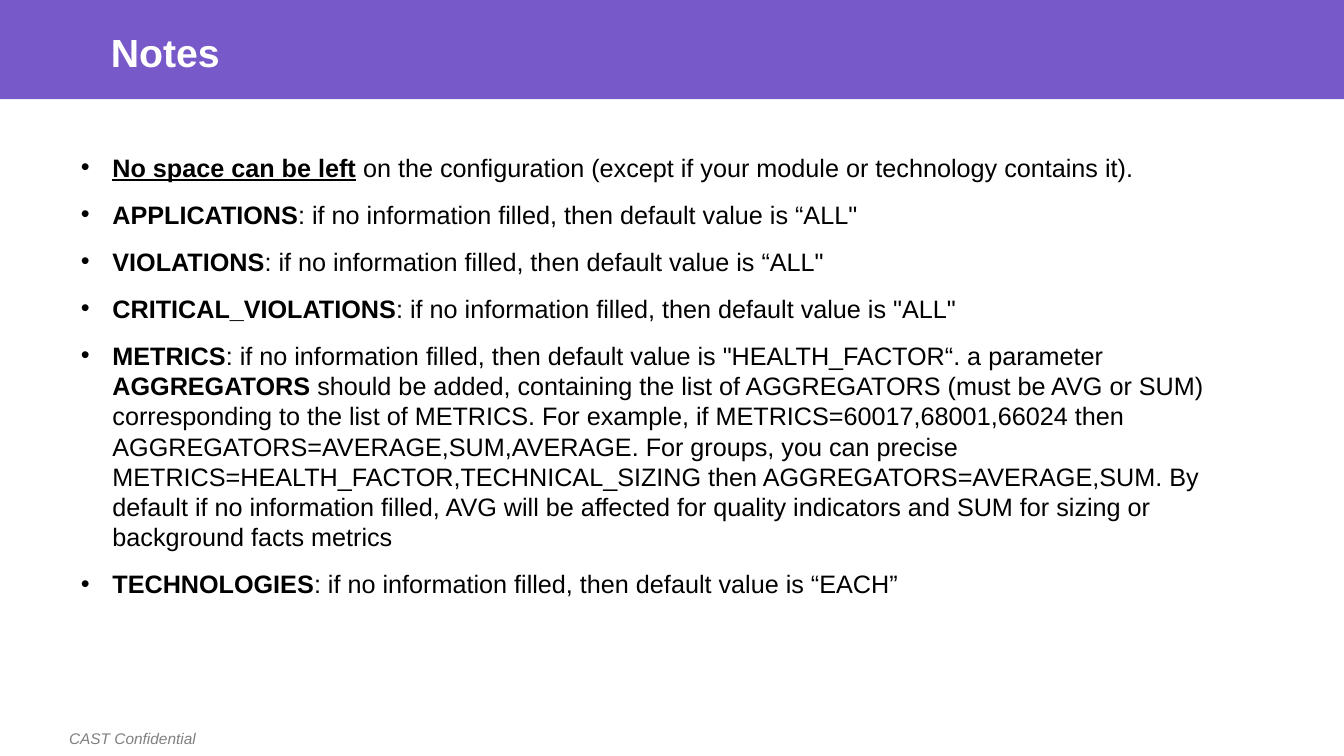
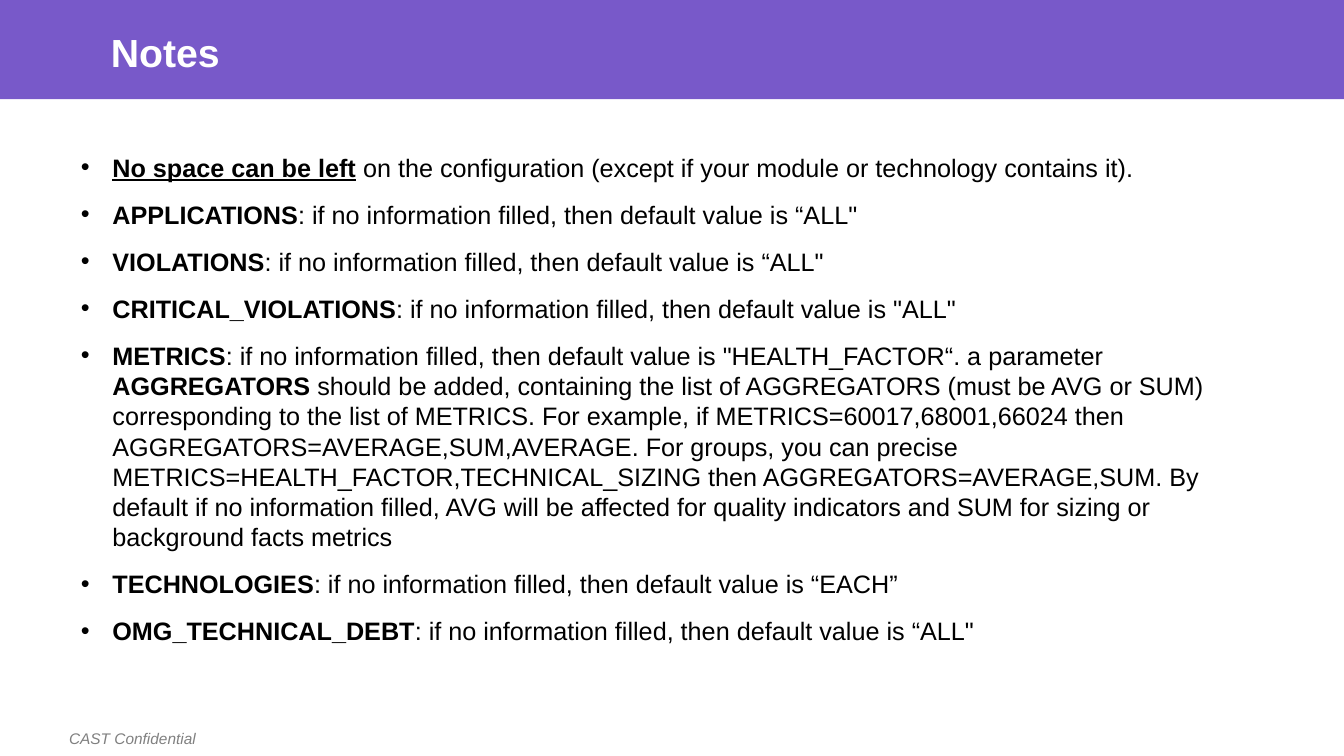
Before and after one commit to CAST-projects/CAST-ReportGenerator, a slide deck: slide 12 of CastReporting.Reporting.Core/Templates/Portfolio/Portfolio component library/Portfolio Generic Table Definition.pptx (slide 11 before the commit). Drawn at 1344x756 pixels with LibreOffice and Linux fonts; fonts in the diff are those of the drawing; background and template pictures are left out. Boxes give left, top, right and bottom in pixels: in the first picture for what was removed or moved away, otherwise in the second. Text is boxed around its words. In the diff, an @@ line names an element or a change of style, - is before the commit and + after.

```diff
--- a/CastReporting.Reporting.Core/Templates/Portfolio/Portfolio component library/Portfolio Generic Table Definition.pptx
+++ b/CastReporting.Reporting.Core/Templates/Portfolio/Portfolio component library/Portfolio Generic Table Definition.pptx
@@ text at bbox=[112, 621, 974, 644]: paragraph added @@
+• OMG_TECHNICAL_DEBT: if no information filled, then default value is “ALL"
```
Also in this commit, not shown: 1 other slide changed, 1 slide added, 11 other files.
